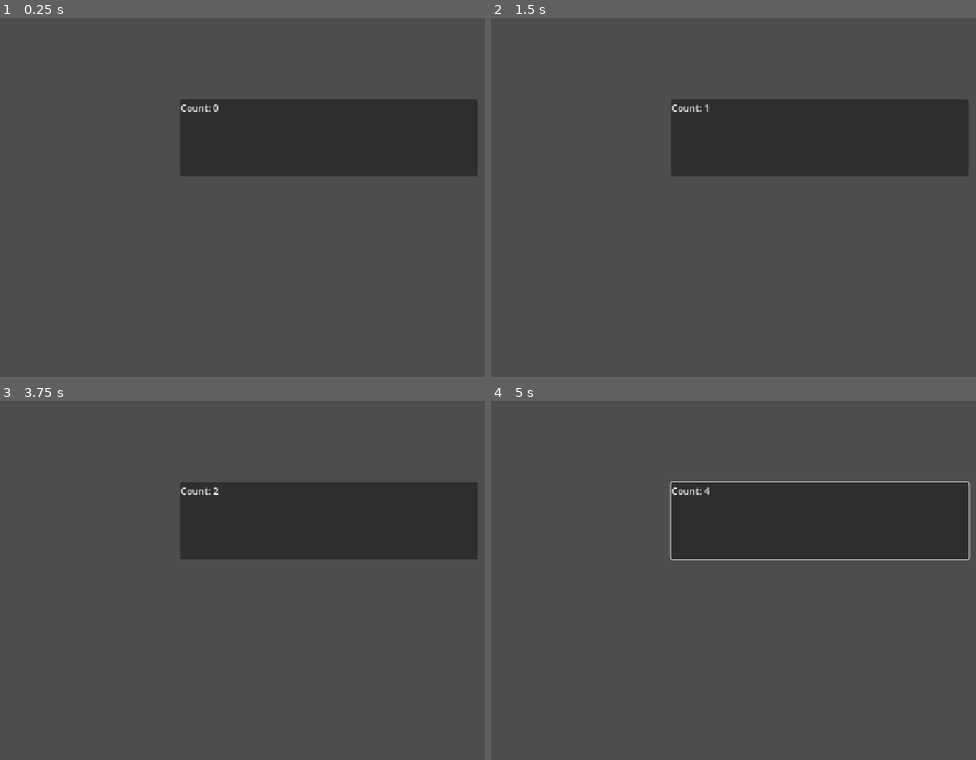
Above: before the commit, frames 1-4 (two rows, left to right).
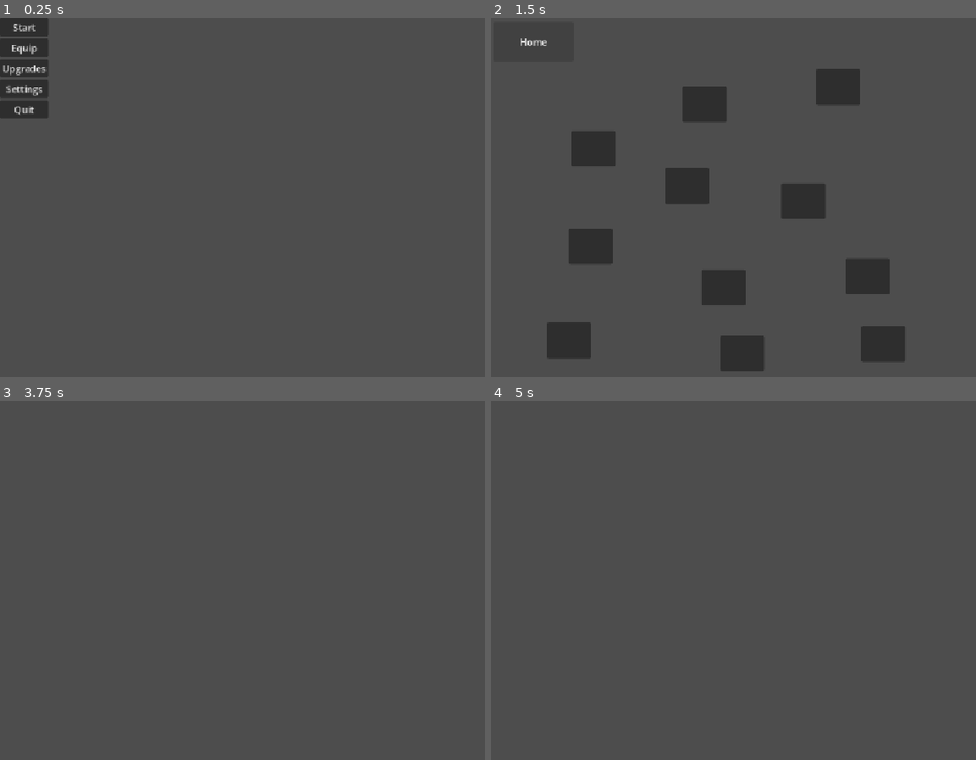
Above: after the commit, the same moments.

Repository: sschultz7177/CS-game
Game: Godot game, scene res://menu.tscn
Same seed, same stepped clock (60 frames per second), same inputs: the game is played once before the commit and once after it. Before the commit the project starts from res://test.tscn.
Inputs (mouse positions are in pixels of both pictures, inside the frame that each line leads up to; where the layout moved, square brackets give the same spot in the first picture):
- Up to frame 1 (0.25 s): no input
- Up to frame 2 (1.5 s): click (820, 136) at 0.52 s; click (515, 28) at 1.25 s, where only the run after the commit has a clickable "Start"
- Up to frame 3 (3.75 s): click (43, 426) [329, 519] at 2 s; click (24, 411) at 2.75 s, where only the run after the commit has a clickable "Start"; click (77, 724) at 3.52 s
- Up to frame 4 (5 s): tap Enter (ui_accept) at 4.25, 4.52 s; hold Right (ui_right) from 4.28 s (still down)

The runs differ from the first frame. In frame 1, 15% of the frame differs, in the area x 0-99%, y 0-45%; in frame 2, 21%, in the area x 6-99%, y 5-99%; in frame 3, 13%; in frame 4, 14%.

Commit message:
Level1 and menu stuff

Diff:
--- a/button.gd
+++ b/button.gd
@@ -5,3 +5,11 @@
 
 func _on_pressed() -> void:
 	get_tree().change_scene_to_file("res://menu.tscn")
+
+
+func _on_button_2_pressed() -> void:
+	get_tree().change_scene_to_file("res://level_1.tscn")
+
+
+func _on_button_3_pressed() -> void:
+	pass # Replace with function body.
--- a/game.tscn
+++ b/game.tscn
@@ -1,39 +1,88 @@
 [gd_scene format=3 uid="uid://dhh78k34kbkmc"]
 
-[ext_resource type="Script" uid="uid://c20vvxbdtv7xw" path="res://character_body_2d.gd" id="1_80nbo"]
-[ext_resource type="Texture2D" uid="uid://1d7eexj3bkmg" path="res://icon.svg" id="2_e2o6t"]
 [ext_resource type="Script" uid="uid://du76rrqnfyxmm" path="res://button.gd" id="3_feb5d"]
 
-[sub_resource type="DrawableTexture2D" id="DrawableTexture2D_c5hxj"]
-
 [node name="Map" type="Node2D" unique_id=1839728243]
-modulate = Color(0.73721796, 0.9762575, 0.081926756, 1)
 position = Vector2(-3, -1)
 
 [node name="Camera2D" type="Camera2D" parent="." unique_id=912239511]
-modulate = Color(0.73721796, 0.9762575, 0.081926756, 1)
 position = Vector2(582, 318)
 scale = Vector2(1.5, 1.5)
 
-[node name="Sprite2D" type="Sprite2D" parent="." unique_id=208151567]
-position = Vector2(302, 287)
-scale = Vector2(9.239258, 6.7851563)
-texture = SubResource("DrawableTexture2D_c5hxj")
-
-[node name="CharacterBody2D" type="CharacterBody2D" parent="." unique_id=1745579103]
-motion_mode = 1
-script = ExtResource("1_80nbo")
-
-[node name="Sprite2D" type="Sprite2D" parent="CharacterBody2D" unique_id=1523038618]
-position = Vector2(770, 259)
-texture = ExtResource("2_e2o6t")
-
 [node name="Button" type="Button" parent="." unique_id=1992360128]
-offset_left = 22.0
+offset_left = 10.0
 offset_top = 1.0
-offset_right = 159.0
+offset_right = 147.0
 offset_bottom = 68.0
 text = "Home"
 script = ExtResource("3_feb5d")
 
+[node name="Button2" type="Button" parent="." unique_id=577279373]
+offset_left = 101.0
+offset_top = 512.0
+offset_right = 176.0
+offset_bottom = 573.0
+
+[node name="Button3" type="Button" parent="." unique_id=1678106487]
+offset_left = 609.0
+offset_top = 403.0
+offset_right = 684.0
+offset_bottom = 464.0
+
+[node name="Button4" type="Button" parent="." unique_id=1390357942]
+offset_left = 364.0
+offset_top = 422.0
+offset_right = 439.0
+offset_bottom = 483.0
+
+[node name="Button5" type="Button" parent="." unique_id=1413212255]
+offset_left = 559.0
+offset_top = 81.0
+offset_right = 634.0
+offset_bottom = 142.0
+
+[node name="Button6" type="Button" parent="." unique_id=1560881630]
+offset_left = 143.0
+offset_top = 186.0
+offset_right = 218.0
+offset_bottom = 247.0
+
+[node name="Button7" type="Button" parent="." unique_id=1962003991]
+offset_left = 636.0
+offset_top = 518.0
+offset_right = 711.0
+offset_bottom = 579.0
+
+[node name="Button8" type="Button" parent="." unique_id=1642590517]
+offset_left = 500.0
+offset_top = 275.0
+offset_right = 575.0
+offset_bottom = 336.0
+
+[node name="Button9" type="Button" parent="." unique_id=1988397762]
+offset_left = 302.0
+offset_top = 249.0
+offset_right = 377.0
+offset_bottom = 310.0
+
+[node name="Button10" type="Button" parent="." unique_id=1883101029]
+offset_left = 396.0
+offset_top = 534.0
+offset_right = 471.0
+offset_bottom = 595.0
+
+[node name="Button11" type="Button" parent="." unique_id=787079691]
+offset_left = 332.0
+offset_top = 110.0
+offset_right = 407.0
+offset_bottom = 171.0
+
+[node name="Button12" type="Button" parent="." unique_id=1401103160]
+offset_left = 138.0
+offset_top = 352.0
+offset_right = 213.0
+offset_bottom = 413.0
+
 [connection signal="pressed" from="Button" to="Button" method="_on_pressed"]
+[connection signal="pressed" from="Button2" to="Button" method="_on_button_2_pressed"]
+[connection signal="pressed" from="Button3" to="Button" method="_on_button_3_pressed"]
--- /dev/null
+++ b/level_1.tscn
@@ -0,0 +1,3 @@
+[gd_scene format=3 uid="uid://n6ul055oebb2"]
+
+[node name="level1" type="Node2D" unique_id=1974983885]
--- a/project.godot
+++ b/project.godot
@@ -11,7 +11,7 @@
 [application]
 
 config/name="Game"
-run/main_scene="uid://fd87hdyhrkeo"
+run/main_scene="uid://d2b4qeneh8wjw"
 config/features=PackedStringArray("4.7", "Forward Plus")
 config/icon="res://icon.svg"
 
Not shown, added: New Piskel-20261001-130109.piskel
